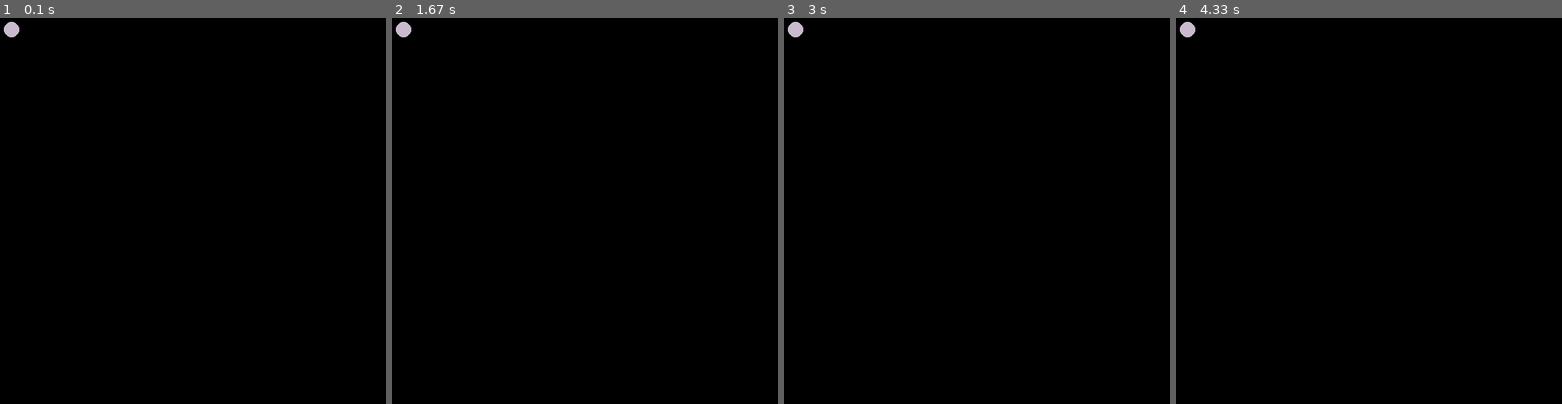
Above: before the commit, frames 1-4 (left to right).
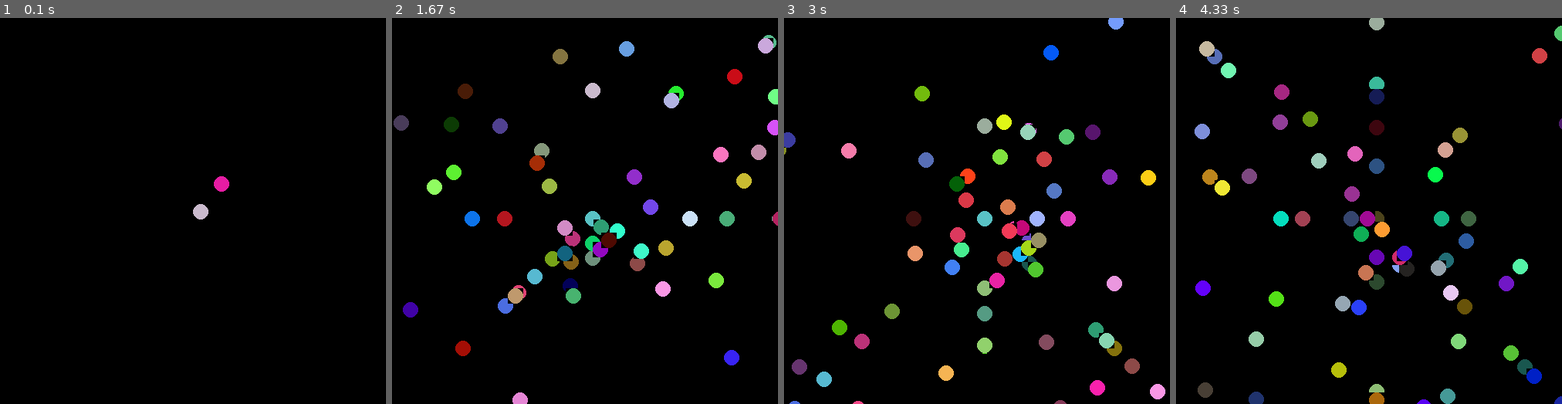
Above: after the commit, the same moments.

Repository: Ikabysh001/THE-portfolio
Game: pygame game, started from PY GAME/ball/ball.py
Two runs of this game, one before a commit and one after it. Both use one fixed random seed, a clock stepped at 60 frames per second and the inputs below.
Inputs (mouse positions are in pixels of both pictures, inside the frame that each line leads up to):
- Up to frame 1 (0.1 s): no input
- Up to frame 2 (1.67 s): press the mouse at (585, 238) at 0.37 s; move the mouse to (538, 226) at 0.47 s; release the mouse at (492, 214) at 0.6 s; press the mouse at (585, 238) at 0.7 s; move the mouse to (612, 156) at 0.8 s; release the mouse at (642, 75) at 0.93 s; press the mouse at (585, 238) at 1.03 s; move the mouse to (588, 156) at 1.13 s; release the mouse at (592, 79) at 1.27 s; press the mouse at (585, 238) at 1.37 s; move the mouse to (588, 245) at 1.47 s; release the mouse at (588, 253) at 1.6 s
- Up to frame 3 (3 s): press the mouse at (977, 238) at 1.7 s; move the mouse to (1027, 253) at 1.8 s; release the mouse at (1077, 272) at 1.93 s; press the mouse at (977, 238) at 2.03 s; move the mouse to (1027, 207) at 2.13 s; release the mouse at (1077, 176) at 2.27 s; press the mouse at (977, 238) at 2.37 s; move the mouse to (1046, 207) at 2.47 s; release the mouse at (1115, 180) at 2.6 s; press the mouse at (977, 238) at 2.7 s; move the mouse to (1046, 261) at 2.8 s; release the mouse at (1112, 288) at 2.93 s
- Up to frame 4 (4.33 s): press the mouse at (1369, 238) at 3.03 s; move the mouse to (1376, 214) at 3.13 s; release the mouse at (1384, 195) at 3.27 s; press the mouse at (1369, 238) at 3.37 s; move the mouse to (1326, 187) at 3.47 s; release the mouse at (1284, 141) at 3.6 s; press the mouse at (1369, 238) at 3.7 s; move the mouse to (1423, 245) at 3.8 s; release the mouse at (1473, 253) at 3.93 s; press the mouse at (1369, 238) at 4.03 s; move the mouse to (1338, 160) at 4.13 s; release the mouse at (1307, 83) at 4.27 s

The runs differ from the first frame. In frame 1, 0.4% of the frame differs, in the area x 1-60%, y 1-53%; in frame 2, 6.3%; in frame 3, 6.6%; in frame 4, 7.2%, in the area x 1-100%, y 0-100%.

Commit message:
pycharm...

Diff:
--- a/PY GAME/ball/ball.py
+++ b/PY GAME/ball/ball.py
@@ -2,57 +2,51 @@
 
 pygame.init()
 
-
+fps = 100
+clock = pygame.time.Clock()
 window_width=500
-
 window_height=500
-
 gameDisplay = pygame.display.set_mode((window_width,window_height))
-
 pygame.display.set_caption('Ball')
 
 
 class Ball(pygame.sprite.Sprite):
+	def __init__(self):
+		pygame.sprite.Sprite.__init__ (self)
+		self.image=pygame.Surface((20,20))
+		self.image.fill((0,0,0))
+		pygame.draw.circle(self.image,(random.randint(0,255),random.randint(0,255),random.randint(0,255),random.randint(0,255)),(10,10),10,0)
+		self.rect=self.image.get_rect()
+		self.rect.x, self.rect.y=250,250
+		self.gravity = 0.7
+		self.x_speed = random.randint(-5,5)
+		self.y_speed = random.randint(-5,5)
 
-	def __init__(self):
-
-		pygame.sprite.Sprite.__init__ (self)
-
-		self.image=pygame.Surface((20,20))
-
-		self.image.fill((0,0,0))
-
-		pygame.draw.circle(self.image,(random.randint(0,255),random.randint(0,255),random.randint(0,255),random.randint(0,255)),(10,10),10,0)
-
-		self.rect=self.image.get_rect()
-
-		self.rect.x, self.rect.y=pygame.mouse.get_pos()
-
-		self.x_speed, self.y_speed  = random.randint(-15,15),random.randint(-15,15)
-
-		self.gravity = 0.7
+	def update(self):
+		self.rect.x=self.rect.x+self.x_speed
+		self.rect.y=self.rect.y+self.y_speed
 
 ball_gp = pygame.sprite.Group()
+ball = Ball()
+ball2 = Ball()
+ball_gp.add(ball)
+ball_gp.add(ball2)
 
-ball = Ball()
-
-ball_gp.add(ball)
 
 while True:
-
+	pressed = pygame.mouse.get_pressed()
+	if pressed [0]== True:
+		ball=Ball()
+		ball_gp.add(ball)
+	clock.tick(fps)
+	gameDisplay.fill((0,0,0))
 	for event in pygame.event.get():
-
 		if event.type==pygame.KEYDOWN:
-
 			if event.key==pygame.K_ESCAPE:
-
 				pygame.quit()
-
 				quit()
 
 
 	ball_gp.update()
-
 	ball_gp.draw(gameDisplay)
-
 	pygame.display.flip()
